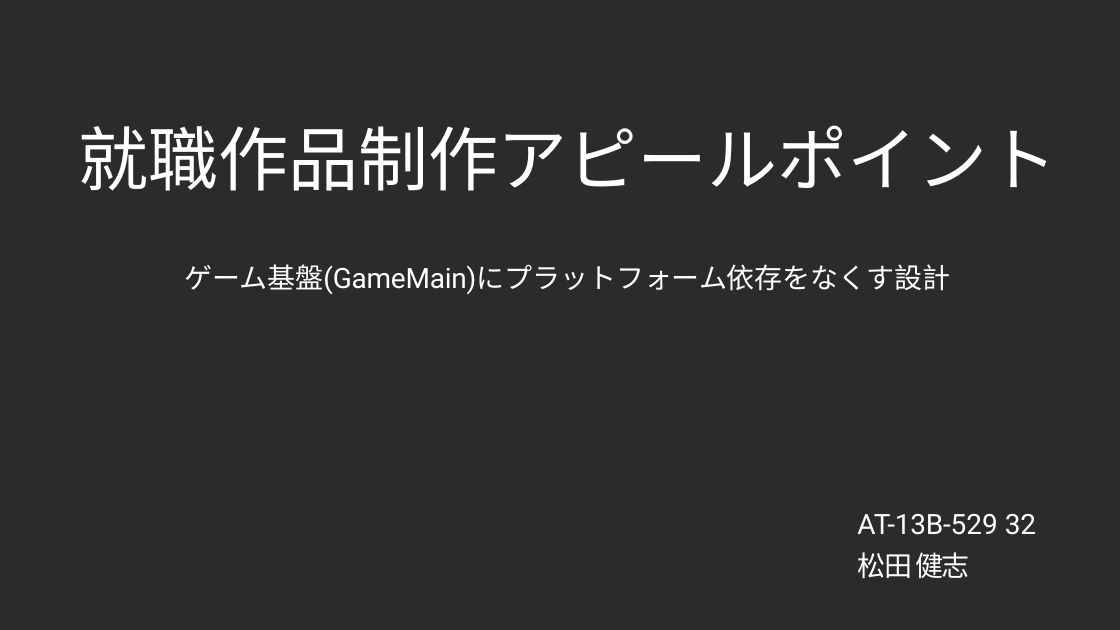
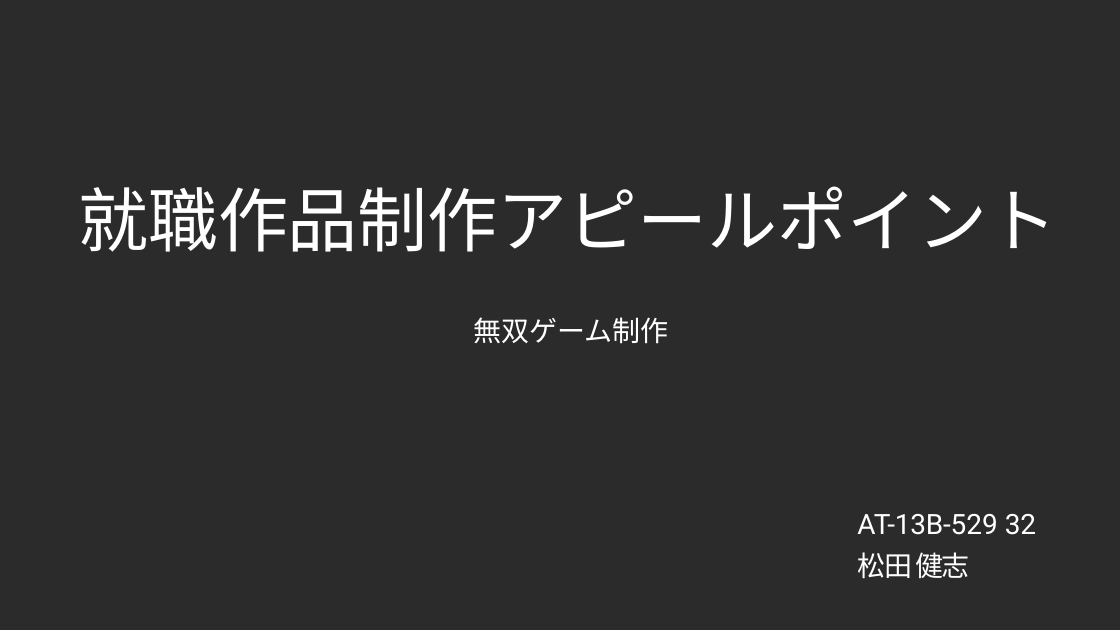
Before and after one commit to Takeshi0106/Action_Game, a slide deck: slide 1 of 就職作品制作アピール.pptx. Drawn at 1120x630 pixels with LibreOffice and Linux fonts; fonts in the diff are those of the drawing; background and template pictures are left out; a plain dark background stands for a picture behind light text. Boxes give left, top, right and bottom in pixels: in the first picture for what was removed or moved away, otherwise in the second. Text is boxed around its words. In the diff, an @@ line names an element or a change of style, - is before the commit and + after.

```diff
--- a/就職作品制作アピール.pptx
+++ b/就職作品制作アピール.pptx
@@ title "就職作品制作アピールポイント": place and size @@
-title "就職作品制作アピールポイント" at <box>78,125,1057,191</box>
+title "就職作品制作アピールポイント" at <box>78,186,1057,252</box>
@@ text at <box>473,317,668,344</box>: text changed @@
-ゲーム基盤(GameMain)にプラットフォーム依存をなくす設計
+無双ゲーム制作
```
Also in this commit, not shown: 3 other slides changed, 1 other file.
